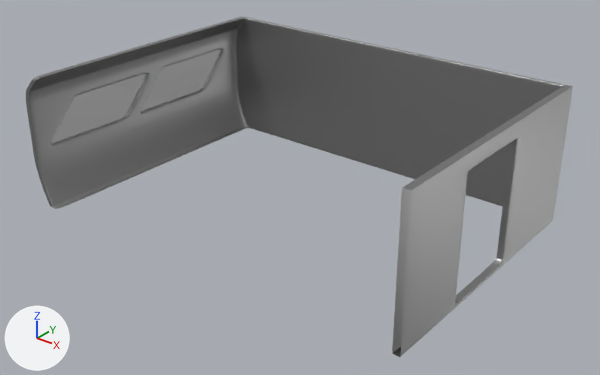
An edit to the Blender file Ausenfenster.blend, drawn before and after from the same camera.
The view is the same before and after, from a camera (50 mm lens) standing at (42.5, -38.2, 23.2) and looking at (14.2, -2.7, 1.2). The axes (+X, +Y, +Z) are drawn at lower left. The lights are the same throughout.

Objects in the first picture: 'Cube', 'Würfel', 'Würfel.001'.
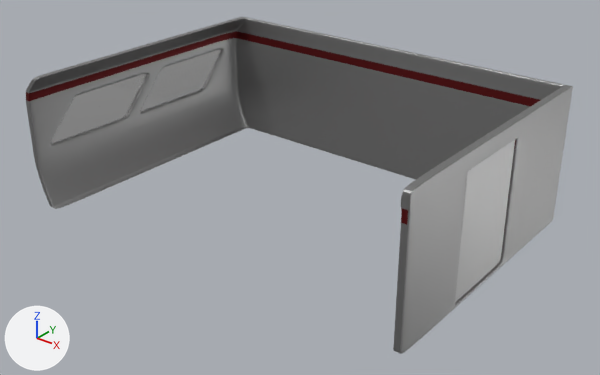
Diff of the bpy script that builds the scene:
```diff
--- a/Ausenfenster.blend.py
+++ b/Ausenfenster.blend.py
@@ mat_material_002 @@
+mat_material_002 = principled_material('Material.002')
+mat_material_002.base_color = (0.164, 0.0116, 0.0132)  # dark red #711c1e
+mat_material_002.metallic = 0.809
@@ mat_tür @@
+mat_tür = principled_material('Tür')
+mat_tür.base_color = (0.512, 0.512, 0.512)  # grey #bebebe
+mat_tür.metallic = 1.0
@@ me_cube @@
 # used by ob_cube; location = (0.0, 0.0, 0.0)
-me_cube.from_pydata(...)  # 1192 vertices, 1151 faces; spans x -0.2..26.4, y -11.4..6.9, z -1.0..7.7
+me_cube.from_pydata(...)  # 1208 vertices, 1178 faces; spans x -0.2..26.4, y -11.4..6.9, z -1.0..7.7
+# me_cube part 1
+# 16 vertices are added at x 26.0..26.4, y -10.5, z -0.8..7.6
+# 25 new faces join them, mat_metall (grey #a5a5a5)
+# 2 new faces join them, mat_material_002 (dark red #711c1e)
+# me_cube part 2: 26 faces spanning x -0.2..26.4, y -11.4..6.6, z 6.0..6.7 switch from mat_metall (grey #a5a5a5) to mat_material_002 (dark red #711c1e)
@@ me_würfel_003 @@
+me_würfel_003.from_pydata(...)  # a box spanning x -0.12..0.12, y 0.0..2.84, z -3.8..3.8
+me_würfel_003.materials.append(mat_tür)  # grey #bebebe
@@ ob_tür_rechts @@
+ob_tür_rechts = bpy.data.objects.new('Tür_rechts', me_würfel_003)
+ob_tür_rechts.location = (26.2, -2.57, 2.94)
+ob_tür_rechts.scale = (0.43, -1.0, 1.0)
@@ ob_tür_links @@
+ob_tür_links = bpy.data.objects.new('Tür_links', me_würfel_003.copy())
+ob_tür_links.location = (26.2, -2.57, 2.94)
+ob_tür_links.scale = (0.43, 1.0, 1.0)
```

Changed parts and their boxes (x1, y1, x2, y2) in the pictures (600 x 375 px):
'Cube', reshaped: before (26, 17, 573, 357); after (26, 17, 573, 354)
'Tür_rechts', added: after (455, 155, 492, 302)
'Tür_links', added: after (478, 140, 515, 282)
part 1 of me_cube, added: after (393, 181, 425, 354)
part 2 of me_cube, recoloured (grey to red): (26, 31, 540, 149) in both
